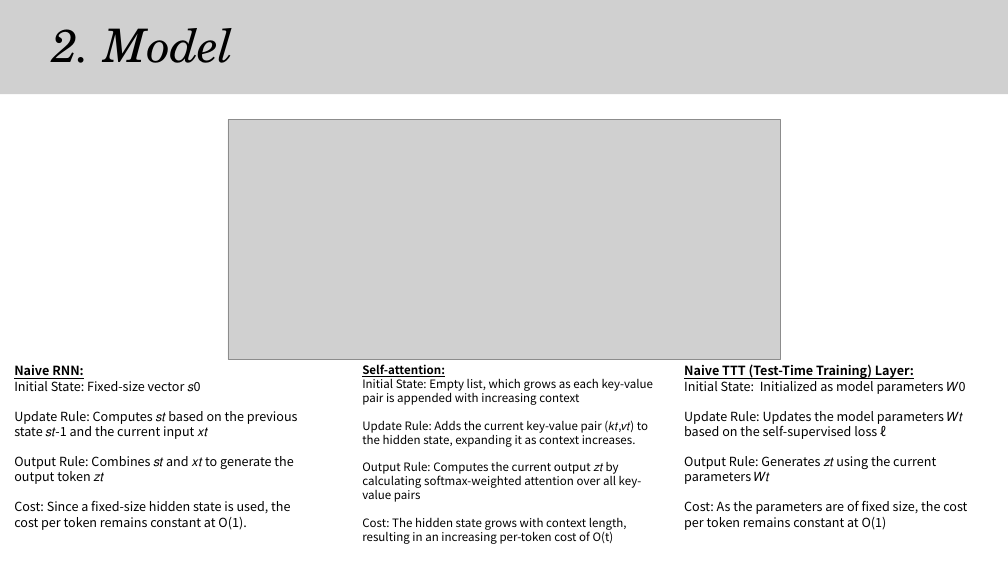
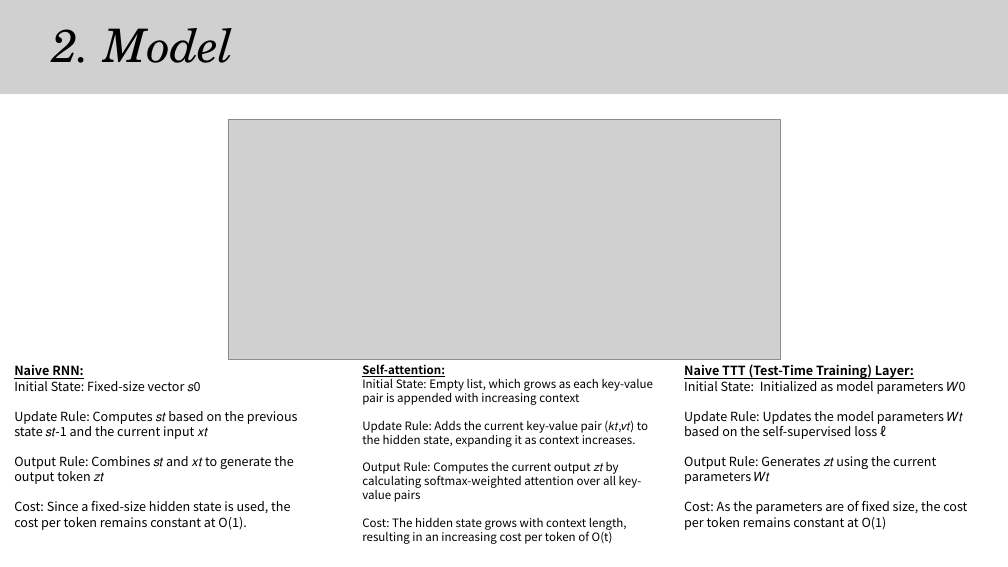
Before and after one commit to chroion/paper-review, a slide deck: slide 6 of Learning to (Learn at Test Time) RNNs with Expressive Hidden States/Learning to (Learn at Test Time) RNNs with Expressive Hidden States.pptx. Drawn at 1008x567 pixels with LibreOffice and Linux fonts; fonts in the diff are those of the drawing; grey boxes stand for pictures. Boxes give left, top, right and bottom in pixels: in the first picture for what was removed or moved away, otherwise in the second. Text is boxed around its words. In the diff, an @@ line names an element or a change of style, - is before the commit and + after.

```diff
--- a/Learning to (Learn at Test Time) RNNs with Expressive Hidden States/Learning to (Learn at Test Time) RNNs with Expressive Hidden States.pptx
+++ b/Learning to (Learn at Test Time) RNNs with Expressive Hidden States/Learning to (Learn at Test Time) RNNs with Expressive Hidden States.pptx
@@ text at <box>362,517,627,544</box>: text changed @@
-Cost: The hidden state grows with context length, resulting in an increasing per-token cost of O(t)
+Cost: The hidden state grows with context length, resulting in an increasing cost per token of O(t)
```
Also in this commit, not shown: 1 other slide changed.
